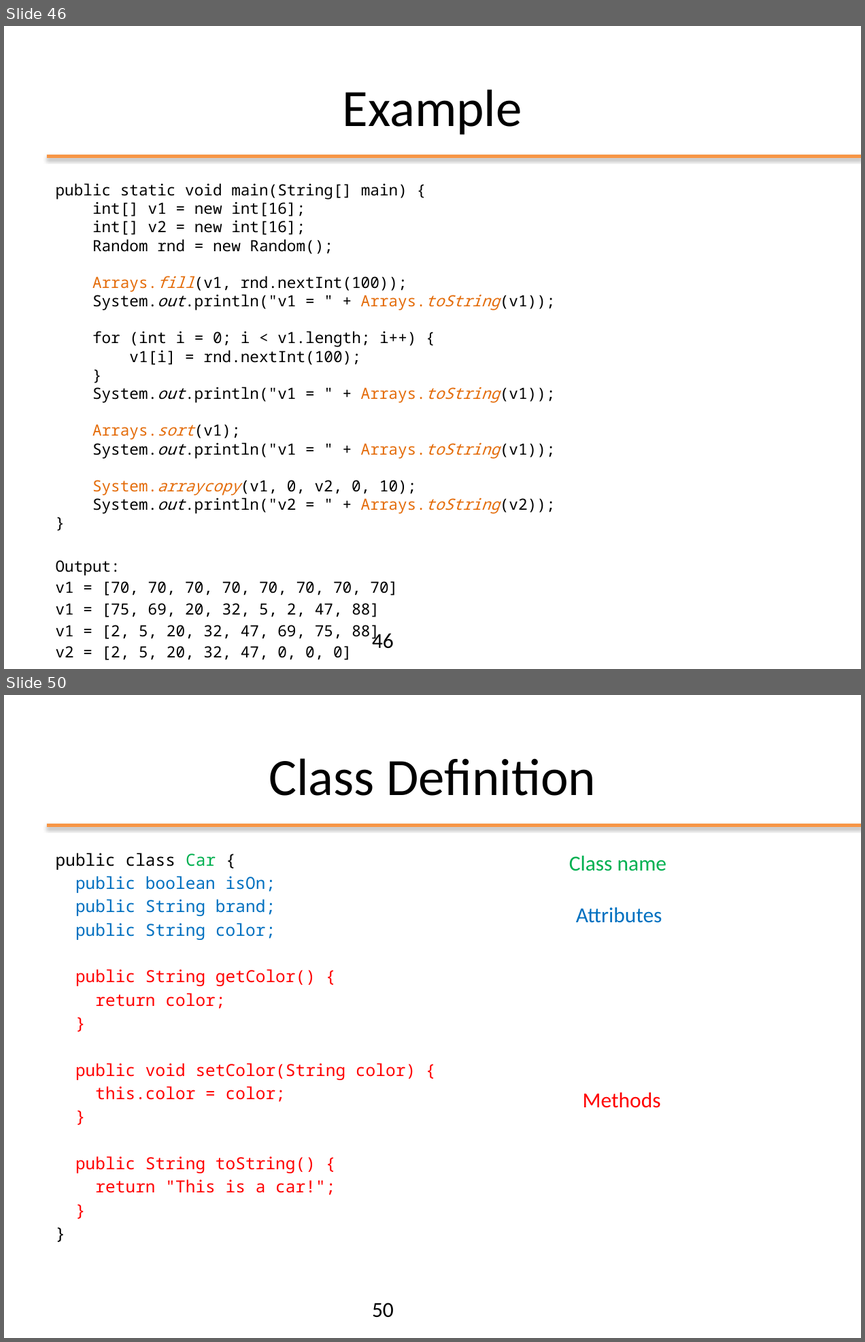
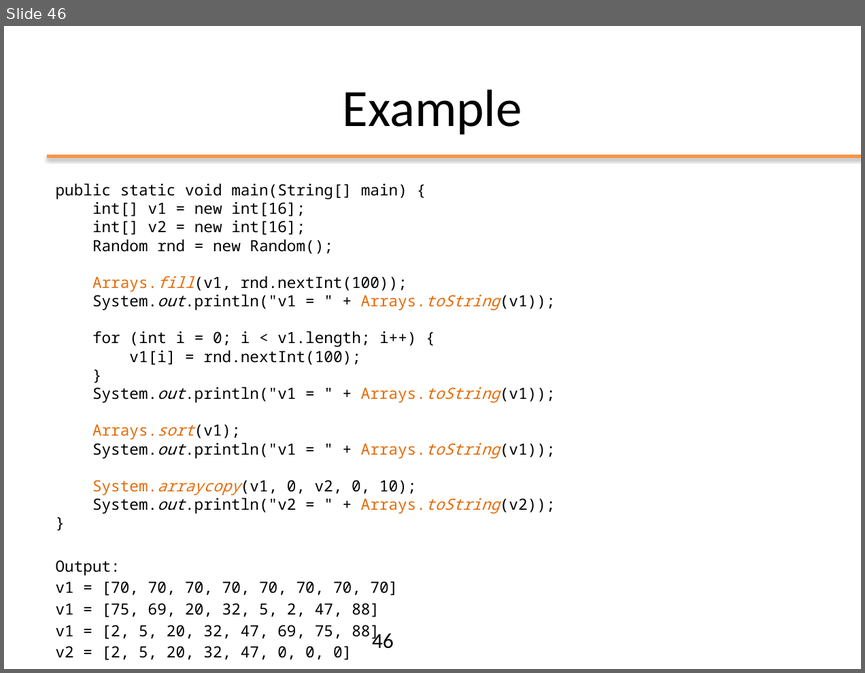
Before and after one commit to nbicocchi/ooprogramming, a slide deck: java/slides/ppt/02 - Java Basics.pptx. Shown one above the other, each under a label of ours: slides 46 and 50 before the commit, slide 46 after it; the slides between them are not shown. The pictures are 865x1342 and 865x673 pixels, drawn with LibreOffice and Linux fonts; fonts in the diff are those of the drawing; background and template pictures are left out. Boxes give left, top, right and bottom in pixels: in the first picture for what was removed or moved away, otherwise in the second. Text is boxed around its words. In the diff, an @@ line names an element or a change of style, - is before the commit and + after.

```diff
--- a/java/slides/ppt/02 - Java Basics.pptx
+++ b/java/slides/ppt/02 - Java Basics.pptx
@@ slide 50 removed at (x1=4, y1=695, x2=861, y2=1338), background #FFFFFF; not listed: 1 template element that a slide beside it also shows @@
@@ title removed at (x1=269, y1=758, x2=596, y2=796) @@
-Class Definition
@@ text removed at (x1=56, y1=853, x2=415, y2=1195) @@
-public class Car {
-public boolean isOn;
-public String brand;
-public String color;
-public String getColor() {
-return color;
-}
-public void setColor(String color) {
-this.color = color;
-}
-public String toString() {
-return "This is a car!";
-}
-}
@@ text removed at (x1=569, y1=855, x2=666, y2=871) @@
-Class name
@@ text removed at (x1=576, y1=907, x2=662, y2=923) @@
-Attributes
@@ text removed at (x1=583, y1=1092, x2=661, y2=1108) @@
-Methods
@@ page number removed at (x1=372, y1=1302, x2=394, y2=1317) @@
-50
```
Also in this commit, not shown: 38 other slides removed, 3 other files.
